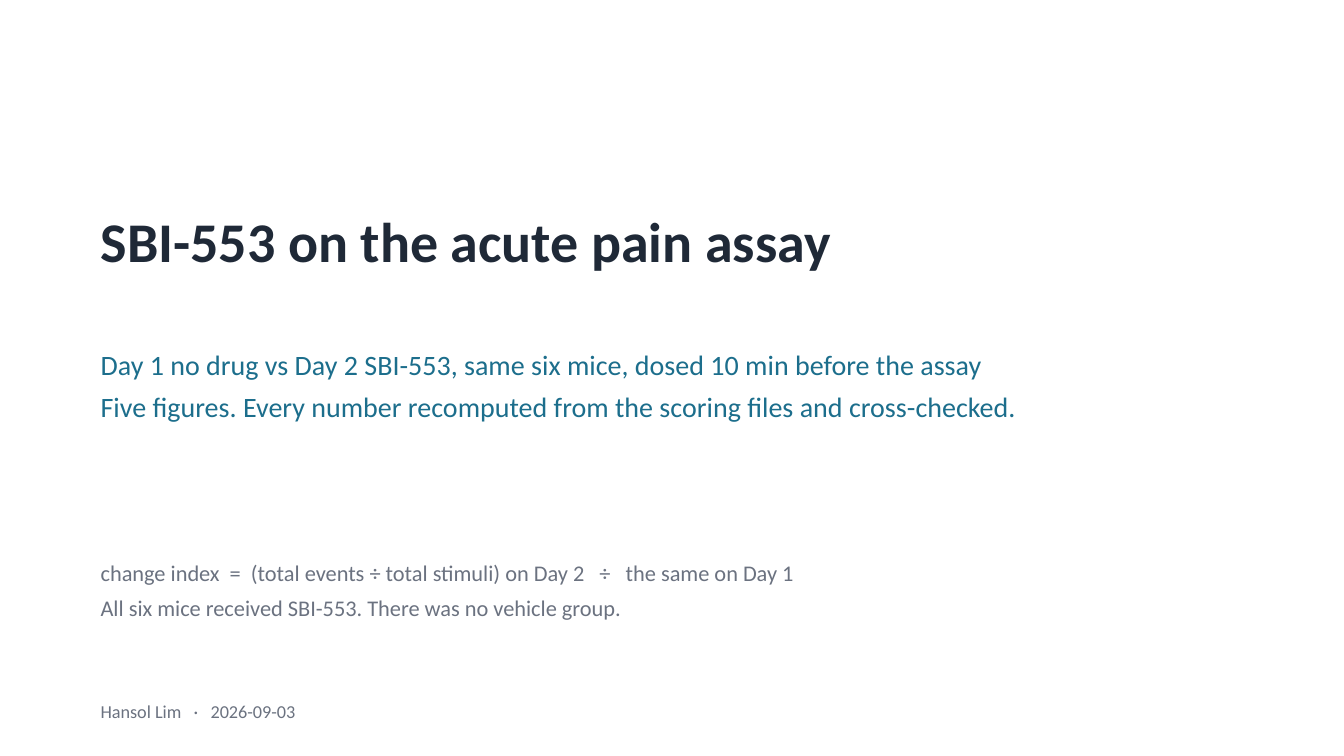
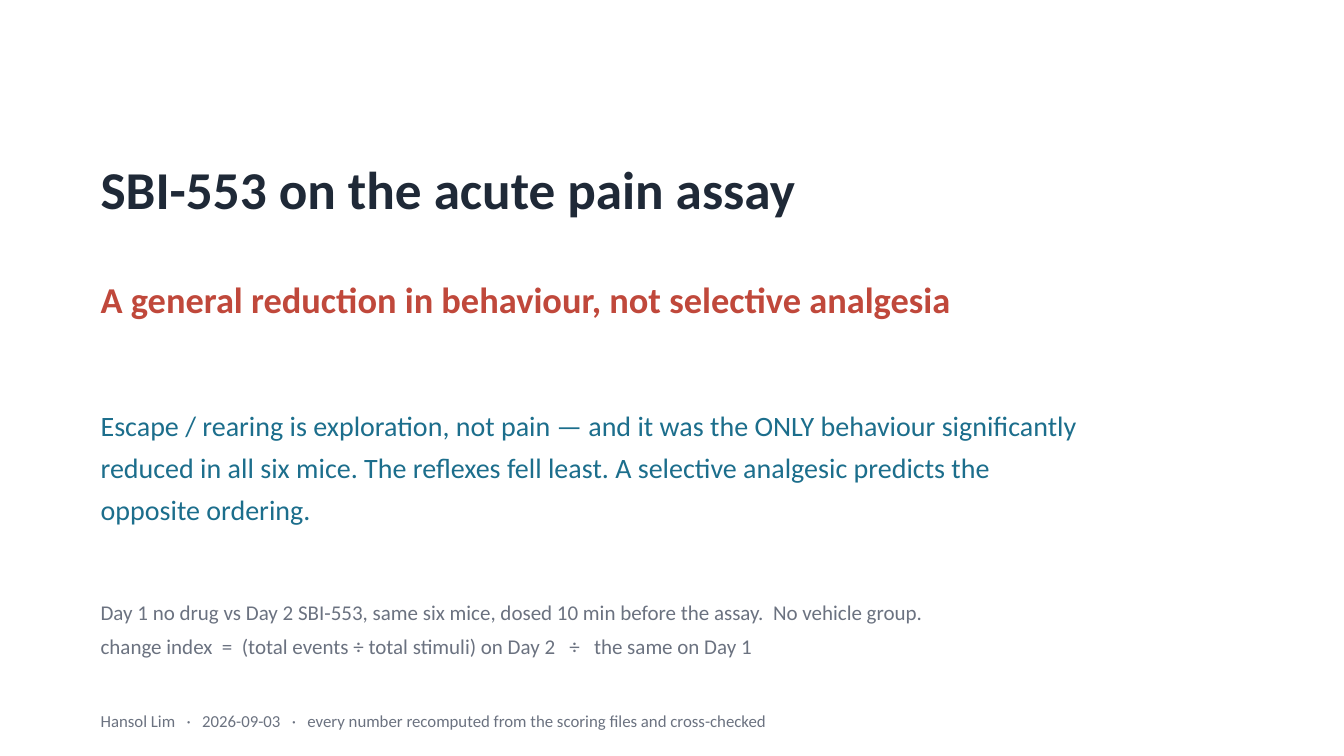
Before and after one commit to limserenahansol/painassay_withdrug, a slide deck: slide 1 of slides/mini1p_SBI553_FINAL_2026-09-03_v2.pptx. Drawn at 1344x756 pixels with LibreOffice and Linux fonts; fonts in the diff are those of the drawing. Boxes give left, top, right and bottom in pixels: in the first picture for what was removed or moved away, otherwise in the second. Text is boxed around its words. In the diff, an @@ line names an element or a change of style, - is before the commit and + after.

```diff
--- a/slides/mini1p_SBI553_FINAL_2026-09-03_v2.pptx
+++ b/slides/mini1p_SBI553_FINAL_2026-09-03_v2.pptx
@@ text "SBI-553 on the acute pain ...": place and size @@
-text "SBI-553 on the acute pain ..." at <box>101,222,830,271</box>
+text "SBI-553 on the acute pain ..." at <box>101,171,795,218</box>
@@ text "SBI-553 on the acute pain ..." at <box>101,171,795,218</box>: size 40 to 38 pt @@
@@ text at <box>101,287,950,319</box>: text changed; size 20 to 26 pt; text colour #1C6E8C to #C0483B; bold on @@
-Day 1 no drug vs Day 2 SBI-553, same six mice, dosed 10 min before the assay
-Five figures. Every number recomputed from the scoring files and cross-checked.
+A general reduction in behaviour, not selective analgesia
@@ text added at <box>101,416,1077,525</box>, 20 pt, text #1C6E8C @@
+Escape / rearing is exploration, not pain — and it was the ONLY behaviour significantly
+reduced in all six mice. The reflexes fell least. A selective analgesic predicts the
+opposite ordering.
@@ text "Day 1 no drug vs ...": place and size @@
-text "Day 1 no drug vs ..." at <box>101,565,793,620</box>
+text "Day 1 no drug vs ..." at <box>101,605,922,658</box>
@@ text at <box>101,605,922,624</box>: paragraph added @@
+Day 1 no drug vs Day 2 SBI-553, same six mice, dosed 10 min before the assay. No vehicle group.
@@ text at <box>101,600,621,620</box>: paragraph removed @@
-All six mice received SBI-553. There was no vehicle group.
@@ text at <box>101,639,752,658</box>: size 16 to 15 pt in "change index = (total events ÷ total ..." @@
@@ text at <box>101,715,765,730</box>: text changed; size 13 to 12 pt @@
-Hansol Lim · 2026-09-03
+Hansol Lim · 2026-09-03 · every number recomputed from the scoring files and cross-checked
```
Also in this commit, not shown: 1 other slide changed, 3 other files.
